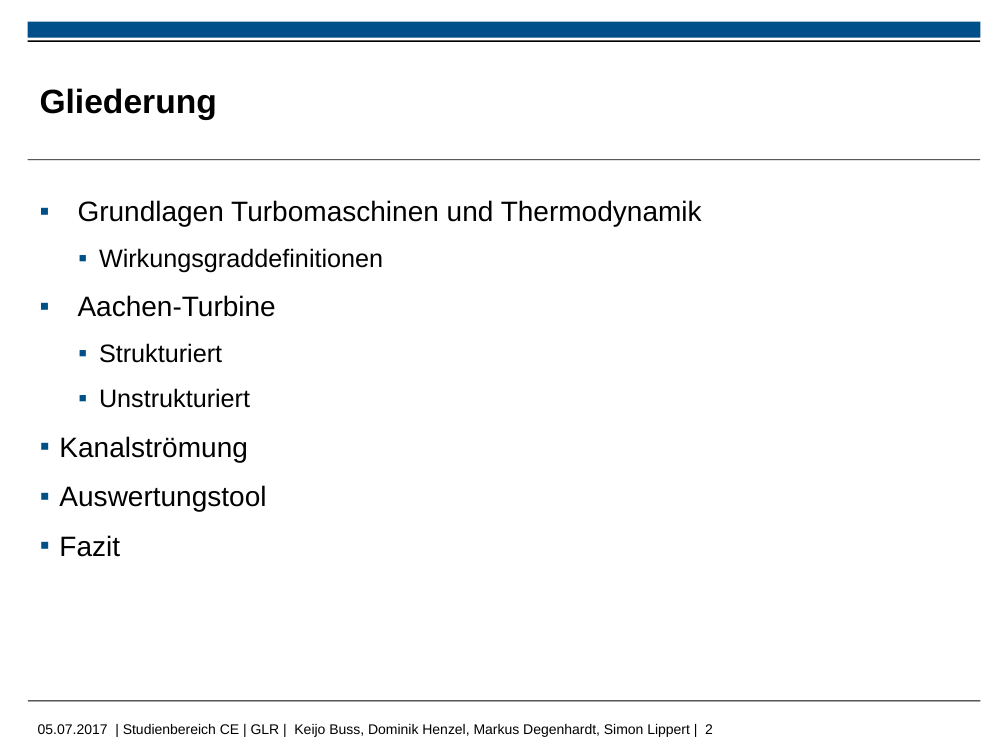
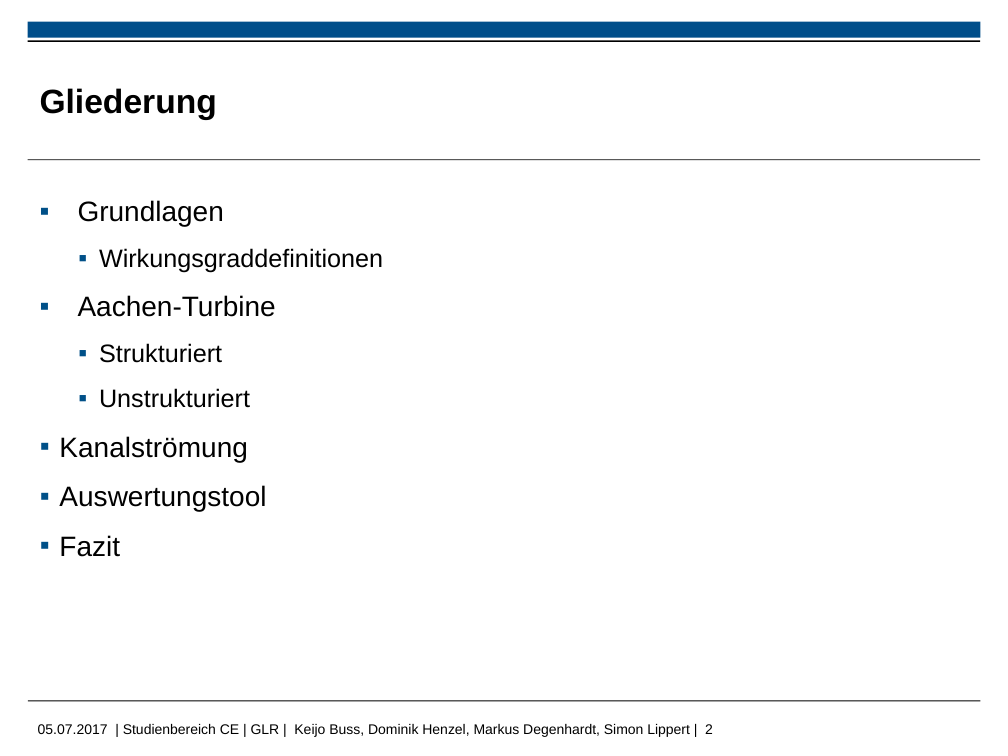
Before and after one commit to MDegenhardt/AusarbeitungADP, a slide deck: slide 2 of Präsentation/Abschluss_Präsentation.pptx. Drawn at 1008x756 pixels with LibreOffice and Linux fonts; fonts in the diff are those of the drawing; background and template pictures are left out. Boxes give left, top, right and bottom in pixels: in the first picture for what was removed or moved away, otherwise in the second. Text is boxed around its words. In the diff, an @@ line names an element or a change of style, - is before the commit and + after.

Commit message:
Gliederung

```diff
--- a/Präsentation/Abschluss_Präsentation.pptx
+++ b/Präsentation/Abschluss_Präsentation.pptx
@@ text at bbox=[78, 200, 224, 226]: text changed @@
-▪ Grundlagen Turbomaschinen und Thermodynamik
+▪ Grundlagen
```
Also in this commit, not shown: 3 other slides changed, 12 slides added, 2 slides removed.
